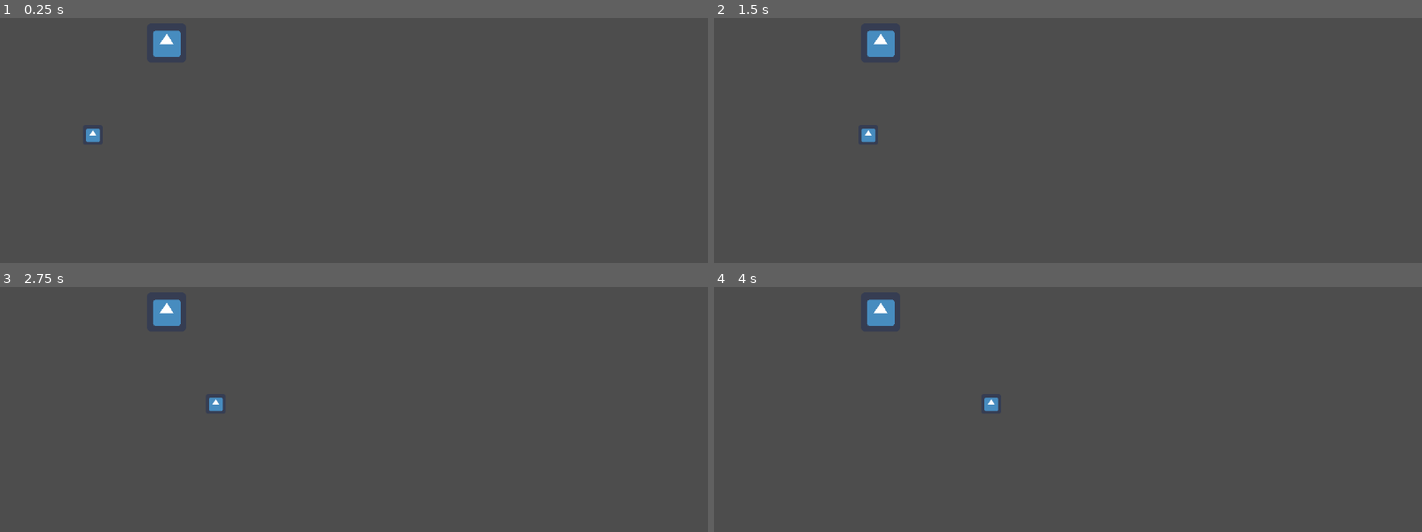
Above: before the commit, frames 1-4 (two rows, left to right).
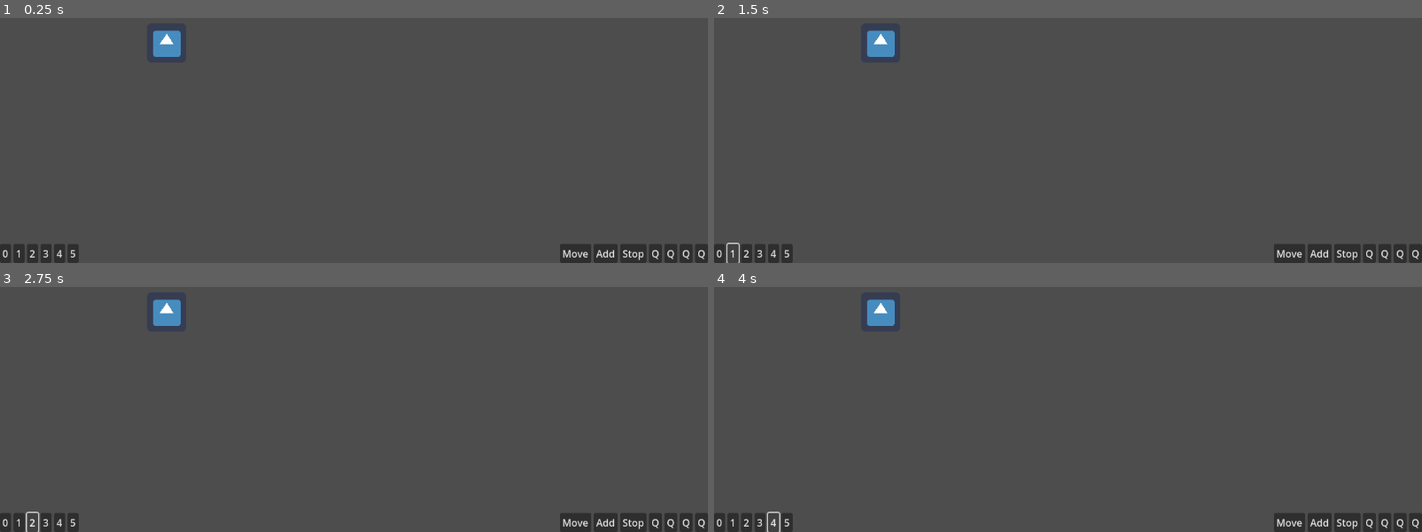
Above: after the commit, the same moments.

Repository: TCOR3987/TCOR30987-Game-Godot-Version
Game: Godot game, scene res://scenes/main.tscn
Two runs of this game, one before a commit and one after it. Both use one fixed random seed, a clock stepped at 60 frames per second and the inputs below. The engine's default icon, where the game draws it, is replaced by a stand-in: a white triangle on a blue panel in a dark square.
Inputs (mouse positions are in pixels of both pictures, inside the frame that each line leads up to):
- Up to frame 1 (0.25 s): no input
- Up to frame 2 (1.5 s): click (721, 253) at 0.5 s, where only the run after the commit has a clickable "0"; click (735, 253) at 1.25 s, where only the run after the commit has a clickable "1"
- Up to frame 3 (2.75 s): click (35, 522) at 2 s, where only the run after the commit has a clickable "2"
- Up to frame 4 (4 s): click (763, 522) at 2.75 s, where only the run after the commit has a clickable "3"; click (770, 522) at 3.5 s, where only the run after the commit has a clickable "4"

The runs differ from the first frame. In frame 1, 2.0% of the frame differs, in the area x 0-100%, y 45-100%; in frame 2, 2.0%; in frame 3, 2.0%; in frame 4, 2.0%.

Commit message:
stuff
stuff

Diff:
--- a/components/ComponentSelect.gd
+++ b/components/ComponentSelect.gd
@@ -3,7 +3,6 @@
 class_name ComponentSelect
 
 @export var selected:bool = false
-var entity
 
 func _on_input_event(viewport, event, shape_idx):
 	if Input.is_action_pressed("left_click") == true:
@@ -13,9 +12,7 @@
 	pass # Replace with function body.
 
 func _ready():
-	entity = $".."
 	SignalBus.connect("deselect_entities", _deselect_entity)
 
 func _deselect_entity():
-	if entity != Globals.selected_unit:
-		selected = false
+	selected = false
--- /dev/null
+++ b/components/ComponentTarget.gd
@@ -0,0 +1,5 @@
+extends Node2D
+
+class_name ComponentTarget
+
+var target
--- /dev/null
+++ b/components/ComponentTarget.tscn
@@ -0,0 +1,6 @@
+[gd_scene load_steps=2 format=3 uid="uid://c3r6w3e0t0j8s"]
+
+[ext_resource type="Script" path="res://components/ComponentTarget.gd" id="1_q2bae"]
+
+[node name="ComponentTarget" type="Node2D"]
+script = ExtResource("1_q2bae")
--- a/entities/carrier/EntityCarrier.tscn
+++ b/entities/carrier/EntityCarrier.tscn
@@ -12,6 +12,8 @@
 [ext_resource type="PackedScene" uid="uid://cb8xgnm0xk5ot" path="res://components/ComponentSelect.tscn" id="11_38jp6"]
 [ext_resource type="PackedScene" uid="uid://ox47q8ej0gno" path="res://systems/SystemMovementNonFuel.tscn" id="11_cgmpu"]
 [ext_resource type="PackedScene" uid="uid://dfmsmqlcd7hpl" path="res://systems/SystemWaypointsChange.tscn" id="12_6g0mq"]
+[ext_resource type="PackedScene" uid="uid://cryg2gpvov23a" path="res://systems/SystemSpeedChange.tscn" id="13_gktey"]
+[ext_resource type="PackedScene" uid="uid://chbb5bwd6tok0" path="res://systems/SystemWaypointsDraw.tscn" id="14_exna0"]
 
 [node name="EntityCarrier" type="CharacterBody2D"]
 motion_mode = 1
@@ -53,3 +55,12 @@
 [node name="SystemWaypointsChange" parent="." node_paths=PackedStringArray("component_waypoints", "component_select") instance=ExtResource("12_6g0mq")]
 component_waypoints = NodePath("../ComponentWaypoints")
 component_select = NodePath("../Area2D")
+
+[node name="SystemSpeedChange" parent="." node_paths=PackedStringArray("component_speed", "component_select") instance=ExtResource("13_gktey")]
+component_speed = NodePath("../SpeedComponent")
+component_select = NodePath("../Area2D")
+
+[node name="SystemWaypointsDraw" parent="." node_paths=PackedStringArray("component_waypoints", "component_transform", "component_select") instance=ExtResource("14_exna0")]
+component_waypoints = NodePath("../ComponentWaypoints")
+component_transform = NodePath("../ComponentTransform")
+component_select = NodePath("../Area2D")
--- /dev/null
+++ b/entities/missile/EntityMissile.tscn
@@ -0,0 +1,7 @@
+[gd_scene load_steps=2 format=3 uid="uid://bgyp8qt8w18aw"]
+
+[ext_resource type="PackedScene" uid="uid://c3r6w3e0t0j8s" path="res://components/ComponentTarget.tscn" id="1_ho20l"]
+
+[node name="EntityMissile" type="Node2D"]
+
+[node name="ComponentTarget" parent="." instance=ExtResource("1_ho20l")]
--- a/entities/uav_scout/UAV_Scout.gd
+++ /dev/null
@@ -1,3 +0,0 @@
-extends CharacterBody2D
-
-class_name EntityUavScout
--- a/entities/uav_scout/UAV_Scout.tscn
+++ /dev/null
@@ -1,60 +0,0 @@
-[gd_scene load_steps=14 format=3 uid="uid://b4mt35jl4xvvd"]
-
-[ext_resource type="Script" path="res://entities/uav_scout/UAV_Scout.gd" id="1_gfjfx"]
-[ext_resource type="Texture2D" uid="uid://sh0o8wj40dkt" path="res://icon.png" id="2_vfcvi"]
-[ext_resource type="PackedScene" uid="uid://cuwvauah0mvm8" path="res://components/ComponentEngine.tscn" id="3_q6g1w"]
-[ext_resource type="PackedScene" path="res://components/ComponentFuel.tscn" id="4_1i7py"]
-[ext_resource type="PackedScene" path="res://components/ComponentHitpoints.tscn" id="5_kplyl"]
-[ext_resource type="PackedScene" uid="uid://cb8xgnm0xk5ot" path="res://components/ComponentSelect.tscn" id="6_7yadh"]
-[ext_resource type="PackedScene" path="res://components/ComponentSpeed.tscn" id="7_kc1ib"]
-[ext_resource type="PackedScene" path="res://components/ComponentTeam.tscn" id="8_0u8ga"]
-[ext_resource type="PackedScene" uid="uid://cuto07p0aebpn" path="res://components/ComponentTransform.tscn" id="9_05guo"]
-[ext_resource type="PackedScene" uid="uid://bkc6c7ogcqtq1" path="res://components/ComponentTurn.tscn" id="10_lxell"]
-[ext_resource type="PackedScene" uid="uid://drcgkmjnqoax6" path="res://components/ComponentWaypoints.tscn" id="11_rvgq8"]
-[ext_resource type="PackedScene" uid="uid://dfmsmqlcd7hpl" path="res://systems/SystemWaypointsChange.tscn" id="12_vpfw0"]
-[ext_resource type="PackedScene" uid="uid://sk8vlgwth7t0" path="res://systems/SystemMovementFuel.tscn" id="13_x7orw"]
-
-[node name="EntityScout" type="CharacterBody2D"]
-scale = Vector2(0.5, 0.5)
-motion_mode = 1
-script = ExtResource("1_gfjfx")
-
-[node name="Sprite2D" type="Sprite2D" parent="."]
-texture = ExtResource("2_vfcvi")
-
-[node name="ComponentEngine" parent="." instance=ExtResource("3_q6g1w")]
-power = 20
-
-[node name="SpeedComponent" parent="." instance=ExtResource("7_kc1ib")]
-setting = 1
-
-[node name="FuelComponent" parent="." instance=ExtResource("4_1i7py")]
-
-[node name="HitpointsComponent" parent="." instance=ExtResource("5_kplyl")]
-
-[node name="Area2D" parent="." instance=ExtResource("6_7yadh")]
-scale = Vector2(3, 3)
-selected = true
-
-[node name="TeamComponent" parent="." instance=ExtResource("8_0u8ga")]
-team = 1
-
-[node name="ComponentTransform" parent="." node_paths=PackedStringArray("xyz") instance=ExtResource("9_05guo")]
-xyz = NodePath("..")
-
-[node name="ComponentTurn" parent="." instance=ExtResource("10_lxell")]
-speed = 2.0
-
-[node name="WaypointsComponent" parent="." instance=ExtResource("11_rvgq8")]
-
-[node name="SystemWaypointsChange" parent="." node_paths=PackedStringArray("component_waypoints", "component_select") instance=ExtResource("12_vpfw0")]
-component_waypoints = NodePath("../WaypointsComponent")
-component_select = NodePath("../Area2D")
-
-[node name="SystemMovementFuel" parent="." node_paths=PackedStringArray("component_waypoints", "component_speed", "component_engine", "component_transform", "component_turn", "component_fuel") instance=ExtResource("13_x7orw")]
-component_waypoints = NodePath("../WaypointsComponent")
-component_speed = NodePath("../SpeedComponent")
-component_engine = NodePath("../ComponentEngine")
-component_transform = NodePath("../ComponentTransform")
-component_turn = NodePath("../ComponentTurn")
-component_fuel = NodePath("../FuelComponent")
--- a/globals/globals.gd
+++ b/globals/globals.gd
@@ -1,3 +1 @@
 extends Node
-
-var selected_unit:EntityCarrier
--- a/globals/signal_bus.gd
+++ b/globals/signal_bus.gd
@@ -1,4 +1,10 @@
 extends Node
 
 signal waypoint_change(Vector2)
+signal waypoint_add(Vector2)
+signal waypoints_clear
 signal deselect_entities
+
+signal speed_change(int)
+
+signal entity_waypoints(Array,Vector2)
--- a/project.godot
+++ b/project.godot
@@ -41,6 +41,11 @@
 "events": [Object(InputEventKey,"resource_local_to_scene":false,"resource_name":"","device":0,"window_id":0,"alt_presse …(181 unchanged characters)…
 ]
 }
+ctrl={
+"deadzone": 0.5,
+"events": [Object(InputEventKey,"resource_local_to_scene":false,"resource_name":"","device":-1,"window_id":0,"alt_pressed":false,"shift_pressed":false,"ctrl_pressed":false,"meta_pressed":false,"pressed":false,"keycode":0,"physical_keycode":4194326,"key_label":0,"unicode":0,"echo":false,"script":null)
+]
+}
 g={
 "deadzone": 0.5,
 "events": [Object(InputEventKey,"resource_local_to_scene":false,"resource_name":"","device":-1,"window_id":0,"alt_pressed":false,"shift_pressed":false,"ctrl_pressed":false,"meta_pressed":false,"pressed":false,"keycode":0,"physical_keycode":71,"key_label":0,"unicode":103,"echo":false,"script":null)
--- a/scenes/scene_ship_combat.gd
+++ b/scenes/scene_ship_combat.gd
@@ -3,17 +3,65 @@
 class_name SceneShipCombat
 
 @export var selected_scene:ComponentSceneSelect
+var selected_unit
+var ability:enum_abilities
+
+enum enum_abilities {
+	none,
+	waypoint_set,
+	waypoint_add,
+}
 
 func _process(delta):
 	if selected_scene.current_scene == selected_scene.scene_enums.ship_combat:
+		var mouse = get_global_mouse_position()
 		$CanvasLayer.visible = true
 		self.visible = true
-		var mouse = get_global_mouse_position()
 		if Input.is_action_just_pressed("left_click"):
-			if Input.is_action_pressed("shift"):
+			if ability == enum_abilities.waypoint_set:
 				SignalBus.emit_signal("waypoint_change", mouse)
-				pass
+				ability = enum_abilities.none
+			if ability == enum_abilities.waypoint_add:
+				SignalBus.emit_signal("waypoint_add", mouse)
+				ability = enum_abilities.none
 		pass
 	else:
 		self.visible = false
 		$CanvasLayer.visible = false
+
+func _on_set_button_up():
+	ability = enum_abilities.waypoint_set
+	pass # Replace with function body.
+
+func _on_add_button_up():
+	ability = enum_abilities.waypoint_add
+	pass # Replace with function body.
+
+func _on_stop_button_up():
+	SignalBus.emit_signal("waypoints_clear")
+	pass # Replace with function body.
+
+
+func _on_speed_0_button_up():
+	SignalBus.emit_signal("speed_change", 0)
+	pass # Replace with function body.
+
+func _on_speed_1_button_up():
+	SignalBus.emit_signal("speed_change", 1)
+	pass # Replace with function body.
+
+func _on_speed_2_button_up():
+	SignalBus.emit_signal("speed_change", 2)
+	pass # Replace with function body.
+
+func _on_speed_3_button_up():
+	SignalBus.emit_signal("speed_change", 3)
+	pass # Replace with function body.
+
+func _on_speed_4_button_up():
+	SignalBus.emit_signal("speed_change", 4)
+	pass # Replace with function body.
+
+func _on_speed_5_button_up():
+	SignalBus.emit_signal("speed_change", 5)
+	pass # Replace with function body.
--- a/scenes/scene_ship_combat.tscn
+++ b/scenes/scene_ship_combat.tscn
@@ -1,17 +1,13 @@
-[gd_scene load_steps=4 format=3 uid="uid://p51ls37dw23i"]
+[gd_scene load_steps=3 format=3 uid="uid://p51ls37dw23i"]
 
 [ext_resource type="Script" path="res://scenes/scene_ship_combat.gd" id="1_q1sx7"]
 [ext_resource type="PackedScene" uid="uid://qnbpbuoqcwq" path="res://entities/carrier/EntityCarrier.tscn" id="2_wxbpd"]
-[ext_resource type="PackedScene" uid="uid://b4mt35jl4xvvd" path="res://entities/uav_scout/UAV_Scout.tscn" id="3_r714p"]
 
 [node name="scene_ship_combat" type="Node2D"]
 script = ExtResource("1_q1sx7")
 
 [node name="EntityCarrier" parent="." instance=ExtResource("2_wxbpd")]
 position = Vector2(271, 289)
-
-[node name="EntityScout" parent="." instance=ExtResource("3_r714p")]
-position = Vector2(135, 439)
 
 [node name="CanvasLayer" type="CanvasLayer" parent="."]
 
@@ -22,24 +18,85 @@
 anchor_bottom = 1.0
 grow_horizontal = 2
 grow_vertical = 2
+mouse_filter = 1
 
-[node name="HBoxContainer" type="HBoxContainer" parent="CanvasLayer/Control"]
+[node name="BarBottom" type="HBoxContainer" parent="CanvasLayer/Control"]
 layout_mode = 1
 anchors_preset = 12
 anchor_top = 1.0
 anchor_right = 1.0
 anchor_bottom = 1.0
+offset_top = -31.0
 grow_horizontal = 2
 grow_vertical = 0
 
-[node name="CommandsBox2" type="VBoxContainer" parent="CanvasLayer/Control/HBoxContainer"]
+[node name="Throttle" type="HBoxContainer" parent="CanvasLayer/Control/BarBottom"]
 layout_mode = 2
 size_flags_horizontal = 3
 
-[node name="CommandsBox3" type="VBoxContainer" parent="CanvasLayer/Control/HBoxContainer"]
+[node name="Speed0" type="Button" parent="CanvasLayer/Control/BarBottom/Throttle"]
 layout_mode = 2
-size_flags_horizontal = 3
+text = "0"
 
-[node name="CommandsBox" type="VBoxContainer" parent="CanvasLayer/Control/HBoxContainer"]
+[node name="Speed1" type="Button" parent="CanvasLayer/Control/BarBottom/Throttle"]
 layout_mode = 2
-size_flags_horizontal = 3
+text = "1"
+
+[node name="Speed2" type="Button" parent="CanvasLayer/Control/BarBottom/Throttle"]
+layout_mode = 2
+text = "2"
+
+[node name="Speed3" type="Button" parent="CanvasLayer/Control/BarBottom/Throttle"]
+layout_mode = 2
+text = "3"
+
+[node name="Speed4" type="Button" parent="CanvasLayer/Control/BarBottom/Throttle"]
+layout_mode = 2
+text = "4"
+
+[node name="Speed5" type="Button" parent="CanvasLayer/Control/BarBottom/Throttle"]
+layout_mode = 2
+text = "5"
+
+[node name="Orders" type="HBoxContainer" parent="CanvasLayer/Control/BarBottom"]
+layout_mode = 2
+mouse_filter = 0
+alignment = 1
+
+[node name="Set" type="Button" parent="CanvasLayer/Control/BarBottom/Orders"]
+layout_mode = 2
+text = "Move"
+
+[node name="Add" type="Button" parent="CanvasLayer/Control/BarBottom/Orders"]
+layout_mode = 2
+text = "Add"
+
+[node name="Stop" type="Button" parent="CanvasLayer/Control/BarBottom/Orders"]
+layout_mode = 2
+text = "Stop"
+
+[node name="Button4" type="Button" parent="CanvasLayer/Control/BarBottom/Orders"]
+layout_mode = 2
+text = "Q"
+
+[node name="Button5" type="Button" parent="CanvasLayer/Control/BarBottom/Orders"]
+layout_mode = 2
+text = "Q"
+
+[node name="Button6" type="Button" parent="CanvasLayer/Control/BarBottom/Orders"]
+layout_mode = 2
+text = "Q"
+
+[node name="Button7" type="Button" parent="CanvasLayer/Control/BarBottom/Orders"]
+layout_mode = 2
+text = "Q"
+
+[connection signal="button_up" from="CanvasLayer/Control/BarBottom/Throttle/Speed0" to="." method="_on_speed_0_button_up"]
+[connection signal="button_up" from="CanvasLayer/Control/BarBottom/Throttle/Speed1" to="." method="_on_speed_1_button_up"]
+[connection signal="button_up" from="CanvasLayer/Control/BarBottom/Throttle/Speed2" to="." method="_on_speed_2_button_up"]
+[connection signal="button_up" from="CanvasLayer/Control/BarBottom/Throttle/Speed3" to="." method="_on_speed_3_button_up"]
+[connection signal="button_up" from="CanvasLayer/Control/BarBottom/Throttle/Speed4" to="." method="_on_speed_4_button_up"]
+[connection signal="button_up" from="CanvasLayer/Control/BarBottom/Throttle/Speed5" to="." method="_on_speed_5_button_up"]
+[connection signal="button_up" from="CanvasLayer/Control/BarBottom/Orders/Set" to="." method="_on_set_button_up"]
+[connection signal="button_up" from="CanvasLayer/Control/BarBottom/Orders/Add" to="." method="_on_add_button_up"]
+[connection signal="button_up" from="CanvasLayer/Control/BarBottom/Orders/Stop" to="." method="_on_stop_button_up"]
--- /dev/null
+++ b/systems/SystemMovementMissile.gd
@@ -0,0 +1,23 @@
+extends Node2D
+
+class_name SystemMovementMissile
+
+@export var component_target:ComponentTarget
+@export var component_speed:ComponentSpeed
+@export var component_engine:ComponentEngine
+@export var component_transform:ComponentTransform
+@export var component_turn:ComponentTurn
+
+func _process(delta):
+#	increase or decrease speed
+	var drag = float(component_speed.current < 0) * -1 + float(component_speed.current >= 0) * 1
+	var drag_amount = drag * 0.5 * component_speed.current  * component_speed.drag
+	component_speed.current += component_speed.setting * component_engine.power - drag_amount
+#	translate
+	component_transform.xyz.move_local_x(component_speed.current * delta)
+#	rotate
+	if component_target.target != null:
+			var direction = component_target.target.global_position - component_transform.xyz.global_position
+			var angleto = component_transform.xyz.transform.x.angle_to(direction)
+			component_transform.xyz.rotate(sign(angleto) * min(delta * component_turn.speed, abs(angleto)))
+	pass
--- /dev/null
+++ b/systems/SystemMovementMissile.tscn
@@ -0,0 +1,6 @@
+[gd_scene load_steps=2 format=3 uid="uid://d00vta1q7k40o"]
+
+[ext_resource type="Script" path="res://systems/SystemMovementMissile.gd" id="1_2e1yl"]
+
+[node name="SystemMovementMissile" type="Node2D"]
+script = ExtResource("1_2e1yl")
--- /dev/null
+++ b/systems/SystemSpawnMissile.gd
@@ -0,0 +1,14 @@
+extends Node2D
+
+class_name SystemSpawnMissile
+
+
+
+# Called when the node enters the scene tree for the first time.
+func _ready():
+	pass # Replace with function body.
+
+
+# Called every frame. 'delta' is the elapsed time since the previous frame.
+func _process(delta):
+	pass
--- /dev/null
+++ b/systems/SystemSpawnMissile.tscn
@@ -0,0 +1,6 @@
+[gd_scene load_steps=2 format=3 uid="uid://pgfc27lyus80"]
+
+[ext_resource type="Script" path="res://systems/SystemSpawnMissile.gd" id="1_mkphs"]
+
+[node name="SystemSpawnMissile" type="Node2D"]
+script = ExtResource("1_mkphs")
--- /dev/null
+++ b/systems/SystemSpeedChange.gd
@@ -0,0 +1,13 @@
+extends Node2D
+
+class_name SystemSpeedChange
+
+@export var component_speed:ComponentSpeed
+@export var component_select:ComponentSelect
+
+func _ready():
+	SignalBus.connect("speed_change", _speed_change)
+
+func _speed_change(value:int):
+	if component_select.selected == true:
+		component_speed.setting = value
--- /dev/null
+++ b/systems/SystemSpeedChange.tscn
@@ -0,0 +1,6 @@
+[gd_scene load_steps=2 format=3 uid="uid://cryg2gpvov23a"]
+
+[ext_resource type="Script" path="res://systems/SystemSpeedChange.gd" id="1_t7blb"]
+
+[node name="SystemSpeedChange" type="Node2D"]
+script = ExtResource("1_t7blb")
--- a/systems/SystemWaypointsChange.gd
+++ b/systems/SystemWaypointsChange.gd
@@ -6,11 +6,22 @@
 @export var component_select:ComponentSelect
 
 func _ready():
-	SignalBus.connect("waypoint_change", _waypoint_change)
+	SignalBus.connect("waypoint_change", waypoint_change)
+	SignalBus.connect("waypoint_add", waypoint_add)
+	SignalBus.connect("waypoints_clear", waypoints_clear)
 
-func _waypoint_change(a:Vector2):
+func waypoint_change(a:Vector2):
 	if component_select.selected == true:
 		if component_waypoints.waypoints.size() > 0:
-			component_waypoints.waypoints[0] = a
+			component_waypoints.waypoints.clear()
+			component_waypoints.waypoints.append(a)
 		else:
 			component_waypoints.waypoints.append(a)
+
+func waypoint_add(a:Vector2):
+	if component_select.selected == true:
+		component_waypoints.waypoints.append(a)
+
+func waypoints_clear():
+	if component_select.selected == true:
+		component_waypoints.waypoints.clear()
--- /dev/null
+++ b/systems/SystemWaypointsDraw.gd
@@ -0,0 +1,21 @@
+extends Node2D
+
+class_name SystemWaypointsDraw
+
+@export var component_waypoints:ComponentWaypoints
+@export var component_transform:ComponentTransform
+@export var component_select:ComponentSelect
+
+func _process(delta):
+	queue_redraw()
+
+func _draw():
+	if component_select.selected == true:
+		if component_waypoints.waypoints.size() > 0:
+			self.global_rotation = 0
+			var lines:Array[Vector2] = []
+			lines.append(Vector2(0,0))
+			for waypoint in component_waypoints.waypoints:
+				var point_position = waypoint - global_position
+				lines.append(point_position)
+			draw_polyline(lines,Color(200,200,0))
--- /dev/null
+++ b/systems/SystemWaypointsDraw.tscn
@@ -0,0 +1,6 @@
+[gd_scene load_steps=2 format=3 uid="uid://chbb5bwd6tok0"]
+
+[ext_resource type="Script" path="res://systems/SystemWaypointsDraw.gd" id="1_fh4p4"]
+
+[node name="SystemWaypointsDraw" type="Node2D"]
+script = ExtResource("1_fh4p4")
--- a/ui/ui_main.tscn
+++ /dev/null
@@ -1,39 +0,0 @@
-[gd_scene format=3 uid="uid://bv677jn1mftpl"]
-
-[node name="UIMain" type="Control"]
-layout_mode = 3
-anchors_preset = 15
-anchor_right = 1.0
-anchor_bottom = 1.0
-grow_horizontal = 2
-grow_vertical = 2
-
-[node name="BarTop" type="HBoxContainer" parent="."]
-layout_mode = 1
-anchors_preset = 12
-anchor_top = 1.0
-anchor_right = 1.0
-anchor_bottom = 1.0
-grow_horizontal = 2
-grow_vertical = 0
-
-[node name="BarBottom" type="HBoxContainer" parent="."]
-layout_mode = 1
-anchors_preset = 12
-anchor_top = 1.0
-anchor_right = 1.0
-anchor_bottom = 1.0
-grow_horizontal = 2
-grow_vertical = 0
-
-[node name="Scenes" type="VBoxContainer" parent="BarBottom"]
-layout_mode = 2
-size_flags_horizontal = 3
-
-[node name="Status" type="VBoxContainer" parent="BarBottom"]
-layout_mode = 2
-size_flags_horizontal = 3
-
-[node name="Weapons" type="VBoxContainer" parent="BarBottom"]
-layout_mode = 2
-size_flags_horizontal = 3
Not shown: 1 places in entities/carrier/EntityCarrier.tscn that only renumber resources
